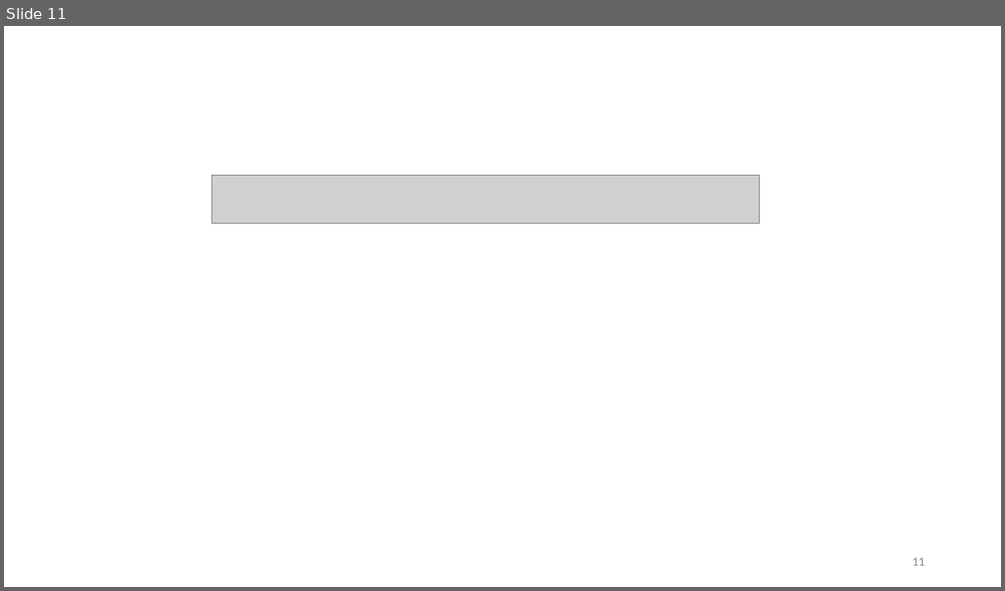
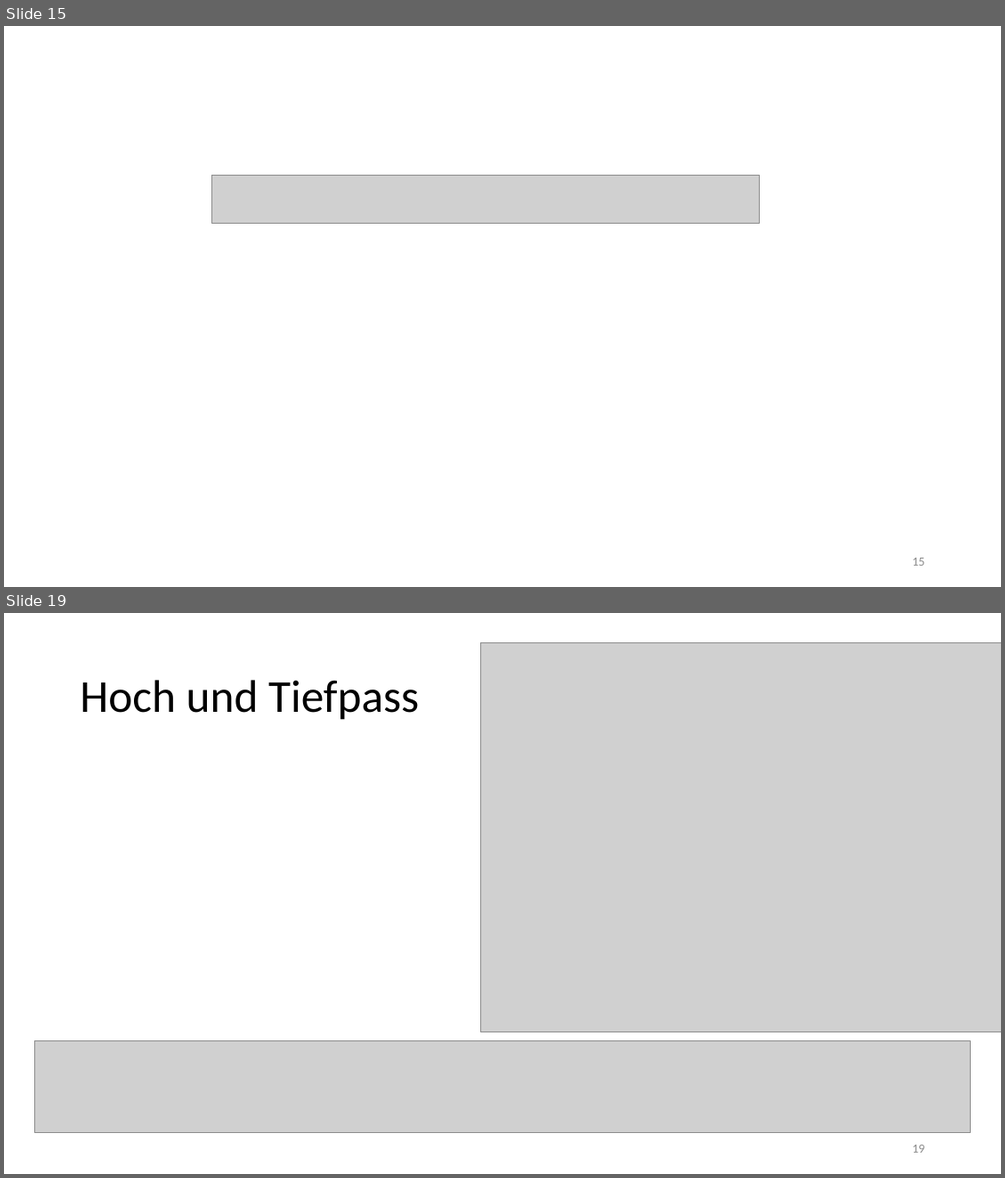
Before and after one commit to thewhitecat/grundpraktikum1, a slide deck: grundpraktikum2/E-Lehre/E-Lehre.pptx. Shown one above the other, each under a label of ours: slide 11 before the commit, slides 15 and 19 after it; the slides between them are not shown. The pictures are 1005x591 and 1005x1178 pixels, drawn with LibreOffice and Linux fonts; fonts in the diff are those of the drawing; grey boxes stand for pictures. Boxes give left, top, right and bottom in pixels: in the first picture for what was removed or moved away, otherwise in the second. Text is boxed around its words. In the diff, an @@ line names an element or a change of style, - is before the commit and + after.

```diff
--- a/grundpraktikum2/E-Lehre/E-Lehre.pptx
+++ b/grundpraktikum2/E-Lehre/E-Lehre.pptx
@@ slide 19 added at <box>4,613,1001,1174</box>, background #FFFFFF @@
@@ picture added at <box>480,643,1001,1032</box> @@
@@ title added at <box>80,680,419,720</box>, 44 pt, text #000000 @@
+Hoch und Tiefpass
@@ picture added at <box>35,1041,971,1133</box> @@
@@ page number added at <box>912,1144,924,1152</box>, 12 pt, text #8C8C8C @@
+19
@@ what was slide 11 is now slide 15 @@
@@ page number at <box>912,557,924,565</box>: text changed @@
-11
+15
```
Also in this commit, not shown: 7 other slides added.
